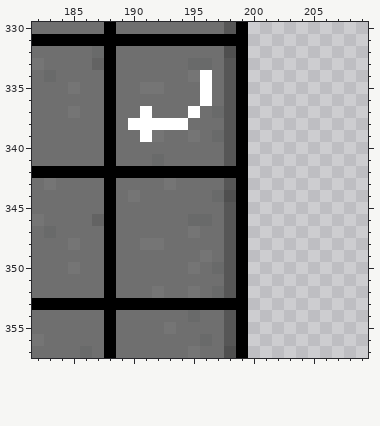
Two versions of one pixel-art file, widgets.aseprite. Above, as it was before the edit.
1024x1024 pixels, 1 frame. Colours within 5 levels of each other are drawn and written as one. Shown: x 182..209, y 330..357. The commit also changed other parts of the picture, which this record leaves out.
After the commit:
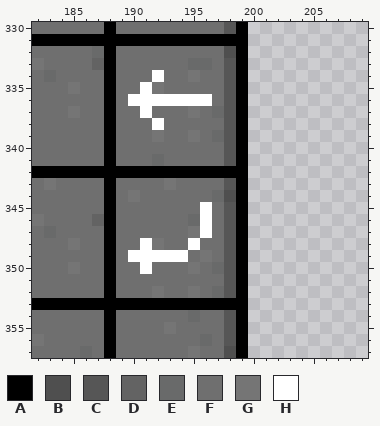
Palette (. is transparent): A #000000  B #4f4f4f  C #565656  D #636363  E #696a6a  F #6f6f6f  G #757575  H #ffffff
Diff:
Layer "keyboard misc":
y 334: x 192 F -> H; x 196 H -> F
y 335: x 191 G -> H; x 196 H -> F
y 336: x 190..195 FFFFFF -> HHHHHH
y 337: x 195 H -> G
y 338: x 190..191 HH -> FF; x 193..194 HH -> FF
y 339: x 191 H -> F
y 345: x 196 F -> H
y 346: x 196 E -> H
y 347: x 196 F -> H
y 348: x 191 G -> H; x 195 F -> H
y 349: x 190..194 FFFFF -> HHHHH
y 350: x 191 F -> H
Boxes around the changes in both pictures, in picture pixels (x1, y1, x2, y2):
changed: (128, 70, 212, 142)
changed: (128, 202, 212, 274)
